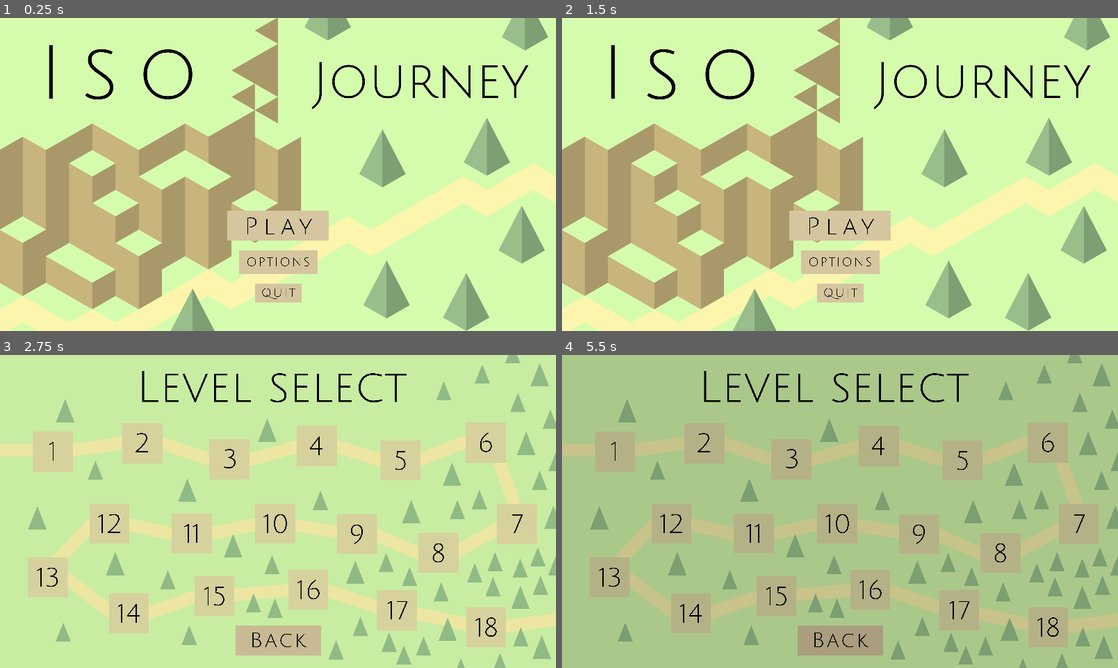
Above: before the commit, frames 1-4 (two rows, left to right).
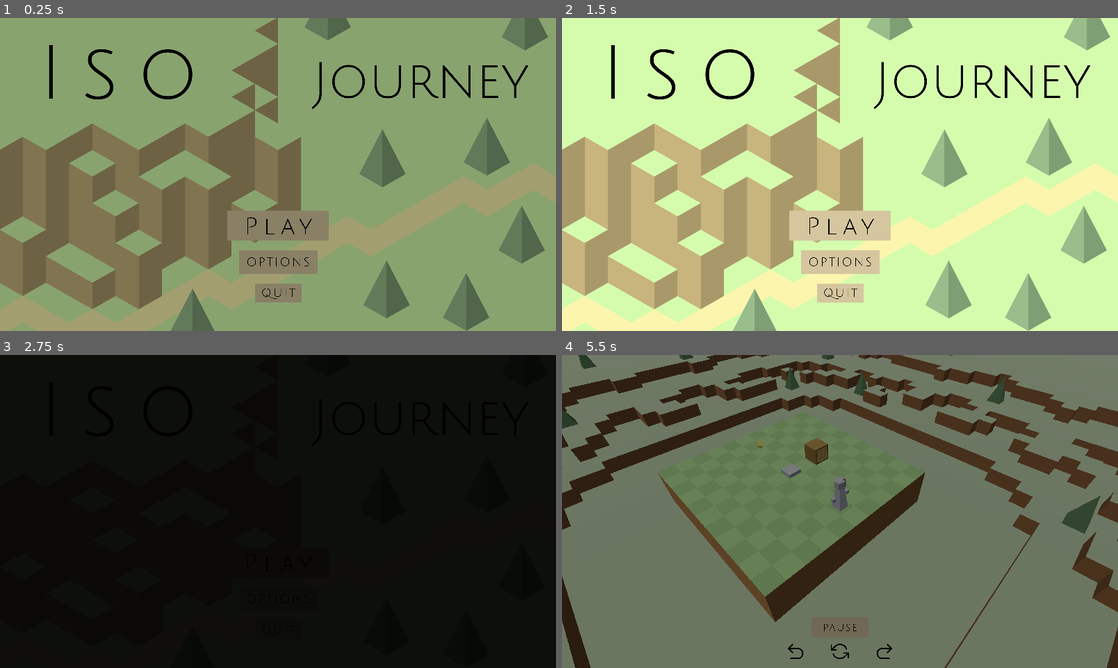
Above: after the commit, the same moments.

Repository: Jnight1104/Iso-Journey
Game: Godot game, scene res://Scenes/Main_menu.tscn
Same seed, same stepped clock (60 frames per second), same inputs: the game is played once before the commit and once after it. The project has no main scene, so this scene is started directly.
Inputs (mouse positions are in pixels of both pictures, inside the frame that each line leads up to):
- Up to frame 1 (0.25 s): no input
- Up to frame 2 (1.5 s): click (840, 262) at 0.5 s; click (840, 305) at 1.27 s
- Up to frame 3 (2.75 s): click (278, 561) at 2 s
- Up to frame 4 (5.5 s): click (840, 639) at 2.77 s; click (840, 639) at 3.5 s; click (617, 452) at 4.25 s; click (840, 561) at 5.02 s

The runs differ from the first frame. In frame 1, 99% of the frame differs, in the area x 0-100%, y 0-100%; in frame 2, nothing differs; in frame 3, 99%; in frame 4, 100%.

Commit message:
Implemented screen fade transitioning

Diff:
--- a/Scenes/Level_select_menu.tscn
+++ b/Scenes/Level_select_menu.tscn
@@ -63,6 +63,7 @@
 
 [node name="Fade" type="ColorRect" parent="."]
 modulate = Color(0, 0, 0, 1)
+layout_mode = 0
 offset_right = 1152.0
 offset_bottom = 648.0
 color = Color(0, 0, 0, 1)
--- a/Scenes/Main_menu.tscn
+++ b/Scenes/Main_menu.tscn
@@ -51,6 +51,14 @@
 icon = ExtResource("5_ocotf")
 flat = true
 
+[node name="Fade" type="ColorRect" parent="."]
+layout_mode = 0
+offset_right = 1152.0
+offset_bottom = 648.0
+color = Color(0, 0, 0, 1)
+
+[node name="Fade_timer" type="Timer" parent="."]
+
 [connection signal="button_up" from="Play" to="." method="_play_button_pressed"]
 [connection signal="mouse_entered" from="Play" to="." method="_play_mouse_entered"]
 [connection signal="mouse_exited" from="Play" to="." method="_play_mouse_exited"]
@@ -60,3 +68,4 @@
 [connection signal="button_up" from="Quit" to="." method="_quit_button_pressed"]
 [connection signal="mouse_entered" from="Quit" to="." method="_quit_mouse_entered"]
 [connection signal="mouse_exited" from="Quit" to="." method="_quit_mouse_exited"]
+[connection signal="timeout" from="Fade_timer" to="." method="_fade_timer_done"]
--- a/Scenes/Options_menu.tscn
+++ b/Scenes/Options_menu.tscn
@@ -145,6 +145,15 @@
 frame = 11
 frame_progress = 1.0
 
+[node name="Fade" type="ColorRect" parent="."]
+layout_mode = 0
+offset_right = 1152.0
+offset_bottom = 648.0
+color = Color(0, 0, 0, 1)
+
+[node name="Fade_timer" type="Timer" parent="."]
+
 [connection signal="button_up" from="Back" to="." method="_back_button_pressed"]
 [connection signal="mouse_entered" from="Back" to="." method="_back_mouse_entered"]
 [connection signal="mouse_exited" from="Back" to="." method="_back_mouse_exited"]
+[connection signal="timeout" from="Fade_timer" to="." method="_fade_timer_done"]
--- a/Scenes/Pause_menu.tscn
+++ b/Scenes/Pause_menu.tscn
@@ -225,7 +225,6 @@
 layout_mode = 0
 offset_right = 1152.0
 offset_bottom = 648.0
-color = Color(0, 0, 0, 1)
 
 [node name="Fade_timer" type="Timer" parent="."]
 
--- a/Scenes/Win_screen.tscn
+++ b/Scenes/Win_screen.tscn
@@ -47,6 +47,16 @@
 icon = ExtResource("3_kij8u")
 flat = true
 
+[node name="Fade" type="ColorRect" parent="."]
+visible = false
+layout_mode = 0
+offset_right = 1152.0
+offset_bottom = 648.0
+color = Color(0, 0, 0, 1)
+
+[node name="Fade_timer" type="Timer" parent="."]
+
 [connection signal="button_up" from="Exit" to="." method="_exit_button_pressed"]
 [connection signal="mouse_entered" from="Exit" to="." method="_exit_mouse_entered"]
 [connection signal="mouse_exited" from="Exit" to="." method="_exit_mouse_exited"]
+[connection signal="timeout" from="Fade_timer" to="." method="_fade_timer_done"]
--- a/Scripts/level_select_menu.gd
+++ b/Scripts/level_select_menu.gd
@@ -9,6 +9,7 @@
 const FADE_TIME: float = 1.0
 var fade: Color = Color(0, 0, 0, 1)
 var fade_target: float = 0.0
+
 
 # Called when the node enters the scene tree for the first time.
 func _ready():
--- a/Scripts/main_menu.gd
+++ b/Scripts/main_menu.gd
@@ -3,6 +3,15 @@
 const TRANSPARENT : Color = Color(1, 1, 1, 1)
 const DARKENED : Color = Color(0.9, 0.9, 0.9, 1)
 const BASE_POSITION : Vector2 = Vector2(575.4, 342.5)
+const FADE_IN: float = 1.0
+const FADE_OUT: float = 0.0
+const FADE_SCALE: float = 4.0
+const FADE_TIME: float = 1.0
+const OPTIONS: String = "opt"
+const PLAY: String = "ply"
+var fade: Color = Color(0, 0, 0, 1)
+var fade_target: float = 0.0
+var action: String = ""
 
 
 # Called when the node enters the scene tree for the first time.
@@ -10,11 +19,23 @@
 	$Play.set_modulate(TRANSPARENT)
 	$Options.set_modulate(TRANSPARENT)
 	$Quit.set_modulate(TRANSPARENT)
+	$Fade.show()
+	$Fade.set_modulate(fade)
+	fade_target = FADE_OUT
+	$Fade_timer.start(FADE_TIME)
+
+
+func _process(delta):
+	fade.a = lerp(fade.a, fade_target, FADE_SCALE * delta)
+	$Fade.set_modulate(fade)
 
 
 # Navigation to the level select screen when play is pressed
 func _play_button_pressed():
-	get_tree().change_scene_to_file("res://Scenes/Level_select_menu.tscn")
+	action = PLAY
+	$Fade.show()
+	fade_target = FADE_IN
+	$Fade_timer.start(FADE_TIME)
 
 
 # Quits the game when quit is pressed
@@ -23,7 +44,10 @@
 
 
 func _options_button_pressed():
-	get_tree().change_scene_to_file("res://Scenes/Options_menu.tscn")
+	action = OPTIONS
+	$Fade.show()
+	fade_target = FADE_IN
+	$Fade_timer.start(FADE_TIME)
 
 
 func _play_mouse_entered():
@@ -48,3 +72,12 @@
 
 func _quit_mouse_exited():
 	$Quit.set_modulate(TRANSPARENT)
+
+
+func _fade_timer_done():
+	if fade_target == FADE_OUT:
+		$Fade.hide()
+	elif action == OPTIONS:
+		get_tree().change_scene_to_file("res://Scenes/Options_menu.tscn")
+	elif action == PLAY:
+		get_tree().change_scene_to_file("res://Scenes/Level_select_menu.tscn")
--- a/Scripts/options_menu.gd
+++ b/Scripts/options_menu.gd
@@ -2,15 +2,32 @@
 
 const TRANSPARENT : Color = Color(1, 1, 1, 1)
 const DARKENED : Color = Color(0.9, 0.9, 0.9, 1)
+const FADE_IN: float = 1.0
+const FADE_OUT: float = 0.0
+const FADE_SCALE: float = 4.0
+const FADE_TIME: float = 1.0
+var fade: Color = Color(0, 0, 0, 1)
+var fade_target: float = 0.0
 
 
 # Called when the node enters the scene tree for the first time.
 func _ready():
 	$Back.set_modulate(TRANSPARENT)
+	$Fade.show()
+	$Fade.set_modulate(fade)
+	fade_target = FADE_OUT
+	$Fade_timer.start(FADE_TIME)
+
+
+func _process(delta):
+	fade.a = lerp(fade.a, fade_target, FADE_SCALE * delta)
+	$Fade.set_modulate(fade)
 
 
 func _back_button_pressed():
-	get_tree().change_scene_to_file("res://Scenes/Main_menu.tscn")
+	$Fade.show()
+	fade_target = FADE_IN
+	$Fade_timer.start(FADE_TIME)
 
 
 func _back_mouse_entered():
@@ -19,3 +36,10 @@
 
 func _back_mouse_exited():
 	$Back.set_modulate(TRANSPARENT)
+
+
+func _fade_timer_done():
+	if fade_target == FADE_OUT:
+		$Fade.hide()
+	else:
+		get_tree().change_scene_to_file("res://Scenes/Main_menu.tscn")
--- a/Scripts/pause_menu.gd
+++ b/Scripts/pause_menu.gd
@@ -15,10 +15,12 @@
 var fade: Color = Color(0, 0, 0, 1)
 var fade_target: float = 0.0
 var fading: bool = true
+var quitting: bool = false
 
 
 # Called when the node enters the scene tree for the first time.
 func _ready():
+	quitting = false
 	$Fade.show()
 	fading = true
 	resume()
@@ -87,7 +89,14 @@
 
 # Quits the game on quit button pressed
 func _quit_button_pressed():
-	get_tree().change_scene_to_file("res://Scenes/Level_select_menu.tscn")
+	fading = true
+	$Fade.show()
+	global.paused = true
+	global.undoing = false
+	global.redoing = false
+	fade_target = FADE_IN
+	$Fade_timer.start(FADE_TIME)
+	quitting = true
 
 
 func _win():
@@ -157,5 +166,7 @@
 		global.paused = false
 		fading = false
 		$Fade.hide()
+	elif quitting == true:
+		get_tree().change_scene_to_file("res://Scenes/Level_select_menu.tscn")
 	else:
 		get_tree().reload_current_scene()
--- a/Scripts/win_screen.gd
+++ b/Scripts/win_screen.gd
@@ -2,11 +2,24 @@
 
 const TRANSPARENT: Color = Color(1, 1, 1, 1)
 const DARKENED: Color = Color(0.9, 0.9, 0.9, 1)
+const FADE_IN: float = 1.0
+const FADE_OUT: float = 0.0
+const FADE_SCALE: float = 4.0
+const FADE_TIME: float = 1.0
+var fade: Color = Color(0, 0, 0, 1)
+var fade_target: float = 0.0
 
 
 # Called when the node enters the scene tree for the first time.
 func _ready():
+	$Fade.hide()
 	self.hide()
+	fade_target = FADE_OUT
+
+
+func _process(delta):
+	fade.a = lerp(fade.a, fade_target, FADE_SCALE * delta)
+	$Fade.set_modulate(fade)
 
 
 func _win():
@@ -14,7 +27,9 @@
 
 
 func _exit_button_pressed():
-	get_tree().change_scene_to_file("res://Scenes/Level_select_menu.tscn")
+	$Fade.show()
+	fade_target = FADE_IN
+	$Fade_timer.start(FADE_TIME)
 
 
 func _exit_mouse_entered():
@@ -23,3 +38,8 @@
 
 func _exit_mouse_exited():
 	$Exit.set_modulate(TRANSPARENT)
+
+
+func _fade_timer_done():
+	if fade_target == FADE_IN:
+		get_tree().change_scene_to_file("res://Scenes/Level_select_menu.tscn")
